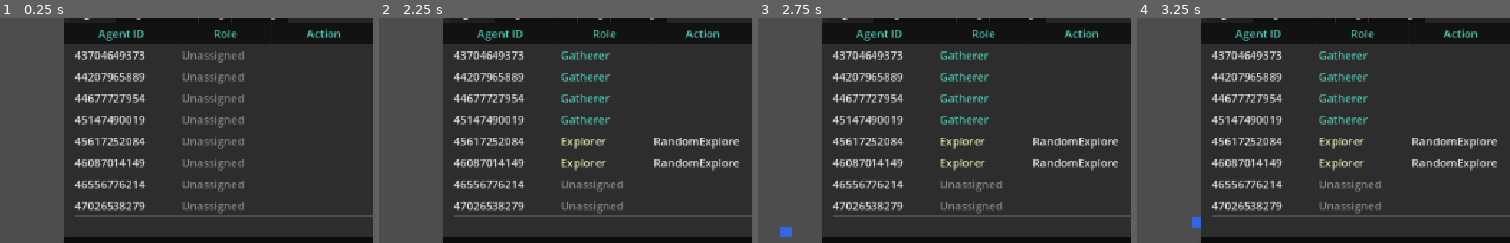
Above: before the commit, frames 1-4 (left to right).
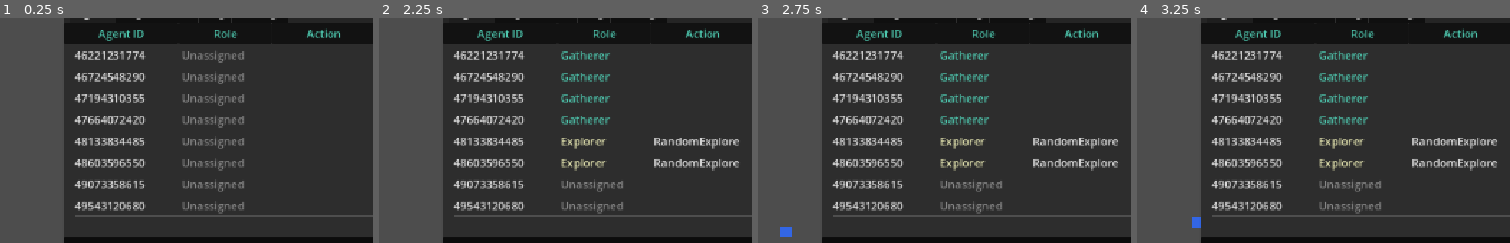
Above: after the commit, the same moments.

Repository: DoctorTangerina/colony-sim
Game: Godot game, scene res://Main.tscn
The game is run twice, just before and just after one commit, with the same random seed, the same clock (stepped at 60 frames per second) and the same inputs.
Inputs:
- Up to frame 1 (0.25 s): no input
- Up to frame 2 (2.25 s): tap Enter at 0.5, 2 s; tap Space at 1.25 s
- Up to frame 3 (2.75 s): no input
- Up to frame 4 (3.25 s): tap Space at 2.75 s
The pictures show only the part of the screen within x 50-100%, y 4-54%; the shares and areas given below are measured in that part.

The runs differ from the first frame. In frame 1, 2.7% of the frame differs, in the area x 21-40%, y 14-86%; in frame 2, 2.7%; in frame 3, 2.7%; in frame 4, 2.7%.

Commit message:
feature: ticket 3, GetResource Nest withdrawal for Gatherer
Gives Gatherers a second, non-foraging route to Food/Wood: a new
GetResource[Kind] action (GetResourceGrounding, mirroring GoTo's
per-kind grounding) lets an empty-handed Gatherer at the Nest withdraw
directly from Nest.withdraw() into its held item, reached through new
GetFood/GetWood goals. GetFood stays reachable even during forced Rest
(gated on food_stored + high_hunger, not energy_critical) so a hungry
agent isn't trapped starving; GetWood uses ordinary energy_critical
gating since it's colony work, not survival-critical. Withdrawal
against empty Nest stock fails honestly through the existing Action
Failure path. Gatherer-only by role config - Explorer/Guard remain
unable to ever hold Food, a deliberate scarcity consequence.

Co-Authored-By: Claude Sonnet 5 <noreply@anthropic.com>

Diff:
--- a/agents/IAgentActions.gd
+++ b/agents/IAgentActions.gd
@@ -36,6 +36,13 @@
 ## agent. A no-op if nothing of resource_type is within reach, or if the
 ## agent's hands are already full (single-slot: CONTEXT.md's Held Item).
 func attempt_pickup(_resource_type: String) -> void:
+	pass
+
+
+## Withdraws resource_type from the Nest's own storage into hands, mirroring
+## attempt_pickup's shape (single-slot, no-op if hands already full) but
+## sourced from Nest.withdraw() instead of a live field resource node.
+func attempt_withdraw(_resource_type: String) -> void:
 	pass
 
 
--- a/agents/WorldState.gd
+++ b/agents/WorldState.gd
@@ -26,6 +26,8 @@
 ## - has_failed_report (bool): agent is carrying a verified Action Failure (Pickup found nothing at a known position) it has not yet reported to the Nest - independent of has_unreported_discovery (ADR 6).
 ## - is_idle (bool): always false, like enemy_near - Idle's declared effect (Ticket 6) targets a fact this schema never senses true, which is what keeps the Idle goal perpetually achievable (never "already satisfied") whenever nothing else is, mirroring Explore's own perpetual shape.
 ## - at_explore_position (bool): always false, like is_idle/enemy_near - RandomExplore's honest effect (Ticket 7/ADR 9) …(339 unchanged characters)…
+## - food_stored (bool): the Nest's Food storage counter > 0 - gates GetFood's relevance, mirroring known_food_position's role for CollectFood.
+## - wood_stored (bool): the Nest's Wood storage counter > 0 - gates GetWood's relevance, mirroring known_wood_position's role for CollectWood.
 var at_nest: bool = false
 var has_food: bool = false
 var has_wood: bool = false
@@ -45,6 +47,8 @@
 var has_failed_report: bool = false
 var is_idle: bool = false
 var at_explore_position: bool = false
+var food_stored: bool = false
+var wood_stored: bool = false
 
 
 static func build(
@@ -60,7 +64,9 @@
 	has_unreported_discovery: bool = false,
 	at_food_position: bool = false,
 	at_wood_position: bool = false,
-	has_failed_report: bool = false
+	has_failed_report: bool = false,
+	food_stored: bool = false,
+	wood_stored: bool = false
 ) -> WorldState:
 	var state := WorldState.new()
 	state.at_nest = at_nest
@@ -82,6 +88,8 @@
 	state.has_failed_report = has_failed_report
 	state.is_idle = false
 	state.at_explore_position = false
+	state.food_stored = food_stored
+	state.wood_stored = wood_stored
 	return state
 
 
@@ -137,7 +145,8 @@
 	return ["at_nest", "has_food", "has_wood", "has_item", "energy_critical", "high_hunger",
 		"food_visible", "wood_visible", "resource_visible", "enemy_near", "near_unreported_resource",
 		"known_food_position", "known_wood_position", "has_unreported_discovery",
-		"at_food_position", "at_wood_position", "has_failed_report", "is_idle", "at_explore_position"]
+		"at_food_position", "at_wood_position", "has_failed_report", "is_idle", "at_explore_position",
+		"food_stored", "wood_stored"]
 
 
 func get_field(key: String) -> Variant:
@@ -161,6 +170,8 @@
 		"has_failed_report": return has_failed_report
 		"is_idle": return is_idle
 		"at_explore_position": return at_explore_position
+		"food_stored": return food_stored
+		"wood_stored": return wood_stored
 		_: return null
 
 
@@ -185,4 +196,6 @@
 		"has_failed_report": has_failed_report = value
 		"is_idle": is_idle = value
 		"at_explore_position": at_explore_position = value
+		"food_stored": food_stored = value
+		"wood_stored": wood_stored = value
 		_: _fail_unrecognized_key(key)
--- a/agents/agent.gd
+++ b/agents/agent.gd
@@ -175,6 +175,9 @@
 	var at_food_position := false
 	var at_wood_position := false
 
+	var food_stored: bool = nest_ref.get_storage("Food") > 0 if nest_ref else false
+	var wood_stored: bool = nest_ref.get_storage("Wood") > 0 if nest_ref else false
+
 	if resource_manager_ref:
 		var food_node = resource_manager_ref.get_nearest_resource(global_position, "Food")
 		if food_node and is_instance_valid(food_node):
@@ -203,7 +206,7 @@
 
 	return WorldState.build(held_item, _energy_critical, hunger, at_nest, food_visible, wood_visible,
 		_near_unreported_resource, has_known_food, has_known_wood, has_unreported_discovery,
-		at_food_position, at_wood_position, has_failed_report)
+		at_food_position, at_wood_position, has_failed_report, food_stored, wood_stored)
 
 
 ## Scans for a nearby resource the Blackboard doesn't know about yet and
@@ -295,6 +298,21 @@
 		return
 	var extracted: int = node.extract(1)
 	if extracted > 0:
+		pick_up_item(resource_type)
+
+
+## Mirrors attempt_pickup's shape (Interaction Range via at_nest, single-slot
+## hands) but sourced from the Nest's own storage (Nest.withdraw) rather than
+## a live field resource node - a Gatherer's second, non-foraging route to
+## Food/Wood (SPEC.md Ticket 03). An honest no-op against empty Nest stock:
+## no held-item change, caught by the ordinary Action Failure path.
+func attempt_withdraw(resource_type: String) -> void:
+	if held_item != "None":
+		return
+	if not nest_ref or not nest_ref.has_method("withdraw"):
+		return
+	var withdrawn: int = nest_ref.withdraw(resource_type, 1)
+	if withdrawn > 0:
 		pick_up_item(resource_type)
 
 
--- a/agents/planner/goap_action_executor.gd
+++ b/agents/planner/goap_action_executor.gd
@@ -11,6 +11,9 @@
 static func execute_action(action_name: String, agent: IAgentActions) -> void:
 	if action_name.begins_with(GoapActions.GOTO + "["):
 		_goto(action_name, agent)
+		return
+	if action_name.begins_with(GoapActions.GET_RESOURCE + "["):
+		_get_resource(action_name, agent)
 		return
 	_ensure_registry()
 	var handler: Callable = _registry.get(action_name, _default_handler)
@@ -93,6 +96,17 @@
 	agent.move_to(agent.pick_explore_target())
 
 
+## Dispatches a grounded "GetResource[Kind]" plan step (GetResourceGrounding;
+## SPEC.md Ticket 03), mirroring _goto's shape. Withdrawal against empty Nest
+## stock is an honest no-op (agent.attempt_withdraw), surfaced through the
+## ordinary Action Failure / verify-by-effect path rather than a bespoke
+## success/failure check here.
+static func _get_resource(action_name: String, agent: IAgentActions) -> void:
+	var kind := action_name.trim_prefix(GoapActions.GET_RESOURCE + "[").trim_suffix("]")
+	agent.attempt_withdraw(kind)
+	agent.complete_action()
+
+
 ## Left untyped/untouched: writes directly to the Blackboard node rather than
 ## going through IAgentActions, since ReportResource is the sole write path
 ## and narrowing it would just relocate the same two has_method() checks.
--- a/agents/planner/goap_actions.gd
+++ b/agents/planner/goap_actions.gd
@@ -16,3 +16,11 @@
 ## instances (see GotoGrounding), and GoapActionExecutor dispatches on the
 ## "GoTo[" prefix rather than this exact name.
 const GOTO := "GoTo"
+
+## Base name for the grounded Nest-withdrawal action (SPEC.md
+## .scratch/survival-loop Ticket 03). Mirrors GOTO's shape: grounded into
+## "GetResource[Kind]" instances (see GetResourceGrounding), dispatched on
+## the "GetResource[" prefix. Unlike GOTO, not a Universal Capability -
+## Gatherer's role config lists the concrete grounded instance names
+## directly.
+const GET_RESOURCE := "GetResource"
--- a/agents/planner/goap_planner.gd
+++ b/agents/planner/goap_planner.gd
@@ -189,8 +189,14 @@
 	for item in actions:
 		_actions.append(item as Dictionary)
 
-	for goto_action in GotoGrounding.build_actions(_load_resource_kinds(), WorldState.new().get_field_keys()):
+	var resource_kinds := _load_resource_kinds()
+	var known_fields := WorldState.new().get_field_keys()
+
+	for goto_action in GotoGrounding.build_actions(resource_kinds, known_fields):
 		_actions.append(goto_action)
+
+	for get_resource_action in GetResourceGrounding.build_actions(resource_kinds, known_fields):
+		_actions.append(get_resource_action)
 
 	var goals: Array = ConfigLoader.load_array("res://configs/goals/goals.json")
 	_goals.clear()
--- /dev/null
+++ b/agents/planner/goap_resource_grounding.gd
@@ -0,0 +1,43 @@
+class_name GetResourceGrounding
+extends Node
+
+## Grounds the single generic GetResource action (SPEC.md
+## .scratch/survival-loop Ticket 03) into one concrete Action dict per
+## resource kind, mirroring GotoGrounding's shape exactly. Kinds are never
+## hand-listed: they come from the resource registry (configs/resources.json)
+## - adding a resource kind there is enough to make GetResource able to
+## withdraw it, with no second kind list to keep in sync. Unlike GoTo, this
+## family is not a Universal Capability (ADR 8) - Gatherer's role config
+## lists the concrete grounded instance names directly.
+##
+## A kind only becomes a real, planner-usable GetResource variant once
+## WorldState has a has_<kind> Sensed Fact field to hold its effect - same
+## known_fields guard as GotoGrounding.build_actions, for the same reason.
+
+const GET_RESOURCE_ACTION_COST: float = 1.0
+
+
+static func effect_field(kind: String) -> String:
+	return "has_%s" % kind.to_lower()
+
+
+static func action_name(kind: String) -> String:
+	return "%s[%s]" % [GoapActions.GET_RESOURCE, kind]
+
+
+## known_fields is WorldState's current schema (WorldState.new().get_field_keys())
+## - passed in rather than referenced directly so this stays testable with a
+## fabricated schema without touching the real WorldState class.
+static func build_actions(resource_kinds: Array, known_fields: Array) -> Array:
+	var actions: Array = []
+	for kind in resource_kinds:
+		var field := effect_field(kind)
+		if field not in known_fields:
+			continue
+		actions.append({
+			"name": action_name(kind),
+			"cost": GET_RESOURCE_ACTION_COST,
+			"preconditions": {"has_item": false, "at_nest": true},
+			"effects": {field: true}
+		})
+	return actions
--- a/configs/goals/goals.json
+++ b/configs/goals/goals.json
@@ -60,6 +60,18 @@
 	"effects": { "energy_critical": false }
   },
   {
+	"name": "GetFood",
+	"desirability": 5.0,
+	"preconditions": { "food_stored": true, "high_hunger": true },
+	"effects": { "has_food": true }
+  },
+  {
+	"name": "GetWood",
+	"desirability": 5.0,
+	"preconditions": { "wood_stored": true, "energy_critical": false },
+	"effects": { "has_wood": true }
+  },
+  {
 	"name": "Idle",
 	"desirability": 0.1,
 	"preconditions": {},
--- a/configs/roles/gatherer.json
+++ b/configs/roles/gatherer.json
@@ -4,13 +4,17 @@
     "CollectFood",
     "CollectWood",
     "DepositResource",
-    "ReportDepletion"
+    "ReportDepletion",
+    "GetFood",
+    "GetWood"
   ],
   "allowedActions": [
     "PickupFood",
     "PickupWood",
     "DepositResource",
-    "ReportDepletion"
+    "ReportDepletion",
+    "GetResource[Food]",
+    "GetResource[Wood]"
   ],
   "priorityModifiers": {
     "CollectFood": 2.0,
--- a/organization/nest.gd
+++ b/organization/nest.gd
@@ -34,6 +34,25 @@
 	elif resource_type == "Wood":
 		wood_storage += amount
 		_check_thresholds("Wood", wood_storage)
+
+
+## Honest withdrawal (ADR 6-adjacent): returns the amount actually taken, 0 if
+## stock is insufficient - never overdraws storage. Mirrors deposit()'s shape
+## so GetResource[Kind] can be verified the same way every other action's
+## declared effect is (agent.gd's attempt_withdraw only reflects a held-item
+## change when this returns > 0).
+func withdraw(resource_type: String, amount: int) -> int:
+	if resource_type == "Food":
+		var actual: int = mini(amount, food_storage)
+		food_storage -= actual
+		_check_thresholds("Food", food_storage)
+		return actual
+	elif resource_type == "Wood":
+		var actual: int = mini(amount, wood_storage)
+		wood_storage -= actual
+		_check_thresholds("Wood", wood_storage)
+		return actual
+	return 0
 
 
 func get_storage_summary() -> Dictionary:
Not shown, added: agents/planner/goap_resource_grounding.gd.uid
